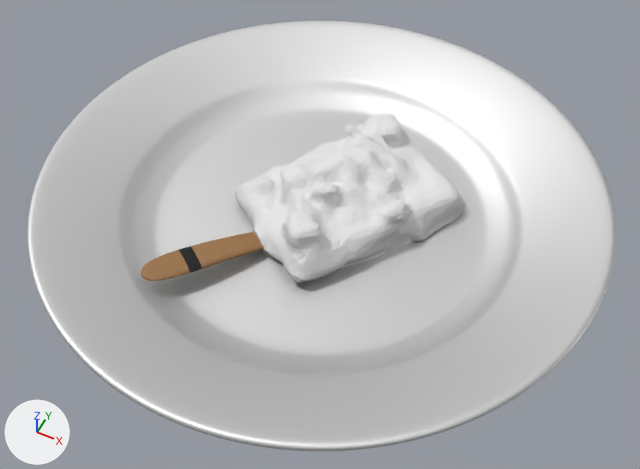
The glTF model ar/Kit-kat Crunch.glb: old version first, new version second.
One viewpoint serves both versions: a camera (50 mm lens) standing at (0.111, -0.223, 0.284) and looking at (0.004, -0.01, 0.017). Every picture has the same lights, and +X, +Y and +Z are marked at lower left. Where no turn or scale is listed for an object, it has been applied to the vertices.
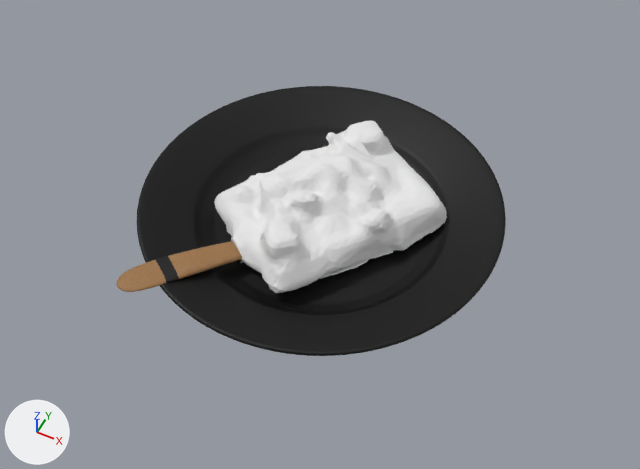
What changed in the scene script:
```text
Change mat_plate_material_001:
    mat_plate_material_001.base_color: (0.8, 0.8, 0.8) -> (0.0, 0.0, 0.0)  # white #e7e7e7 -> black #000000
    mat_plate_material_001.metallic: 1.0 -> 0.182
Change ob_box004:
    ob_box004.location: (-0.008, -0.0167, 0.0145) -> (-0.0124, -0.0258, 0.0159)
Change ob_box02:
    ob_box02.location: (-0.008, -0.0167, 0.0145) -> (-0.0124, -0.0258, 0.0159)
Change ob_mesh_0:
    ob_mesh_0.location: (0.0, 0.0231, 0.0292) -> (-0.0044, 0.014, 0.0306)
Change ob_plate:
    ob_plate.scale: (0.000575, 0.000575, 0.000575) -> (0.000371, 0.000371, 0.000371)
```

Boxes [x1, y1, x2, y2] around the edits, measured in the pictures (640 x 469 px):
'plate', recoloured, surface changed, rescaled (white to black, 37% narrower, 37% shorter): before [27, 21, 615, 451]; after [137, 86, 506, 356]
'Mesh_0', moved: before [235, 113, 466, 283]; after [214, 121, 447, 293]
'Box02', moved: before [191, 232, 264, 269]; after [168, 241, 242, 279]
'Box004', moved: before [141, 250, 190, 281]; after [116, 260, 166, 292]
